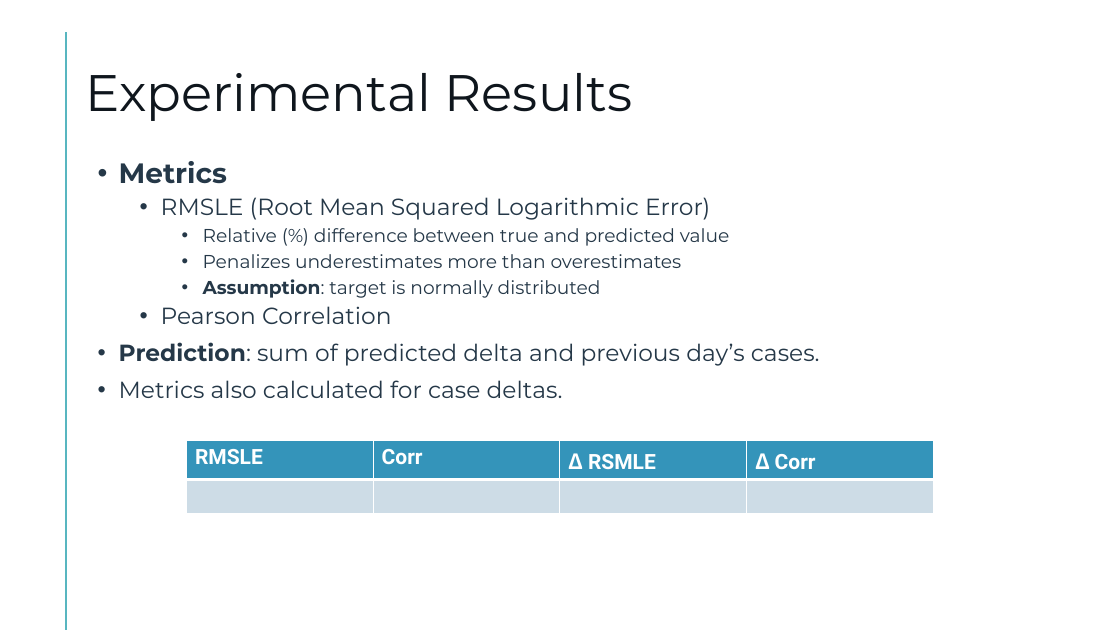
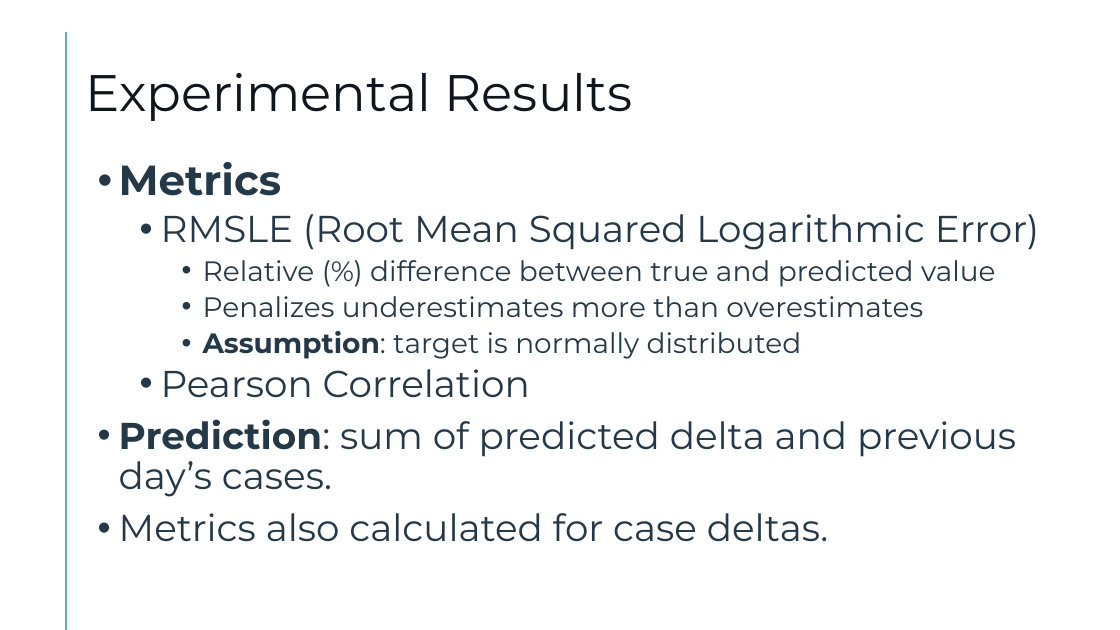
Before and after one commit to raffaeleb92/Presentation_GNN_COVID-19_Forecasting, a slide deck: slide 9 of 2021-Raffaele_Francesco_Barbagallo-COVID_19_Forecasting_GNN.pptx. Drawn at 1120x630 pixels with LibreOffice and Linux fonts; fonts in the diff are those of the drawing; background and template pictures are left out. Boxes give left, top, right and bottom in pixels: in the first picture for what was removed or moved away, otherwise in the second. Text is boxed around its words. In the diff, an @@ line names an element or a change of style, - is before the commit and + after.

```diff
--- a/2021-Raffaele_Francesco_Barbagallo-COVID_19_Forecasting_GNN.pptx
+++ b/2021-Raffaele_Francesco_Barbagallo-COVID_19_Forecasting_GNN.pptx
@@ text "Metrics" at <box>119,162,1039,541</box>: size 24 to 36 pt in "Metrics"; size 20 to 32 pt in "RMSLE (Root Mean Squared Logarithmic Error)", "Pearson Correlation", "Prediction: sum of predicted delta and previous ...", "Metrics also calculated for case deltas."; size 16 to 24 pt in "Relative (%) difference between true and predicted ...", "Penalizes underestimates more than overestimates", "Assumption: target is normally distributed" @@
@@ table removed at <box>187,441,933,509</box>, 2 rows, 4 columns @@
-RMSLE | Corr | Δ RSMLE | Δ Corr
- |  |  | 
```
Also in this commit, not shown: 5 other slides changed.
